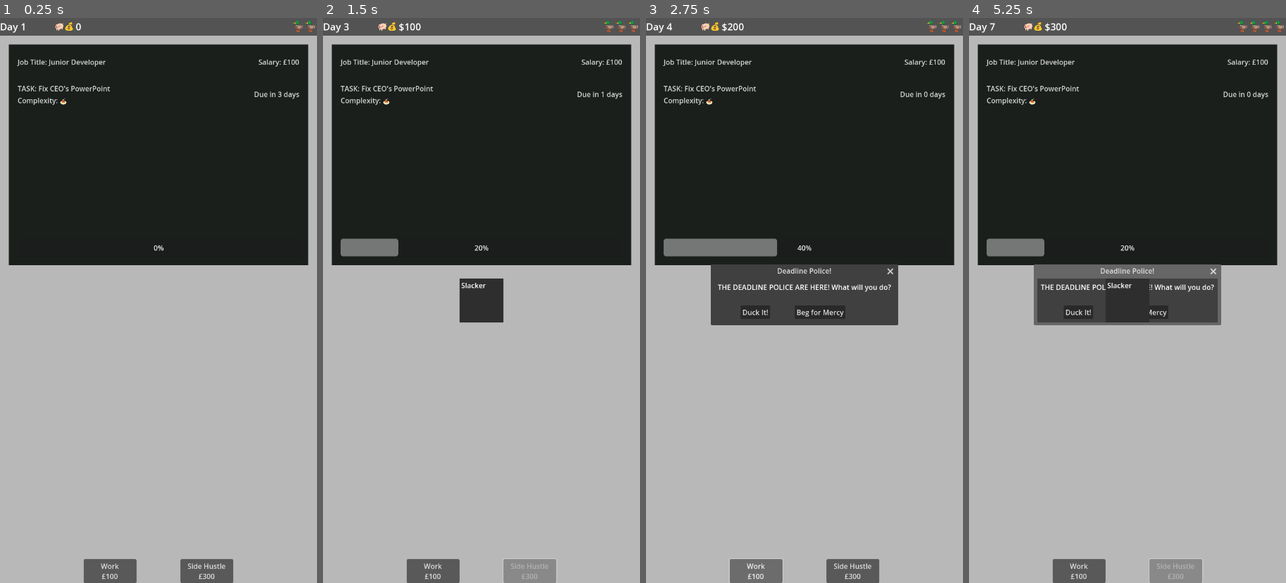
Above: before the commit, frames 1-4 (left to right).
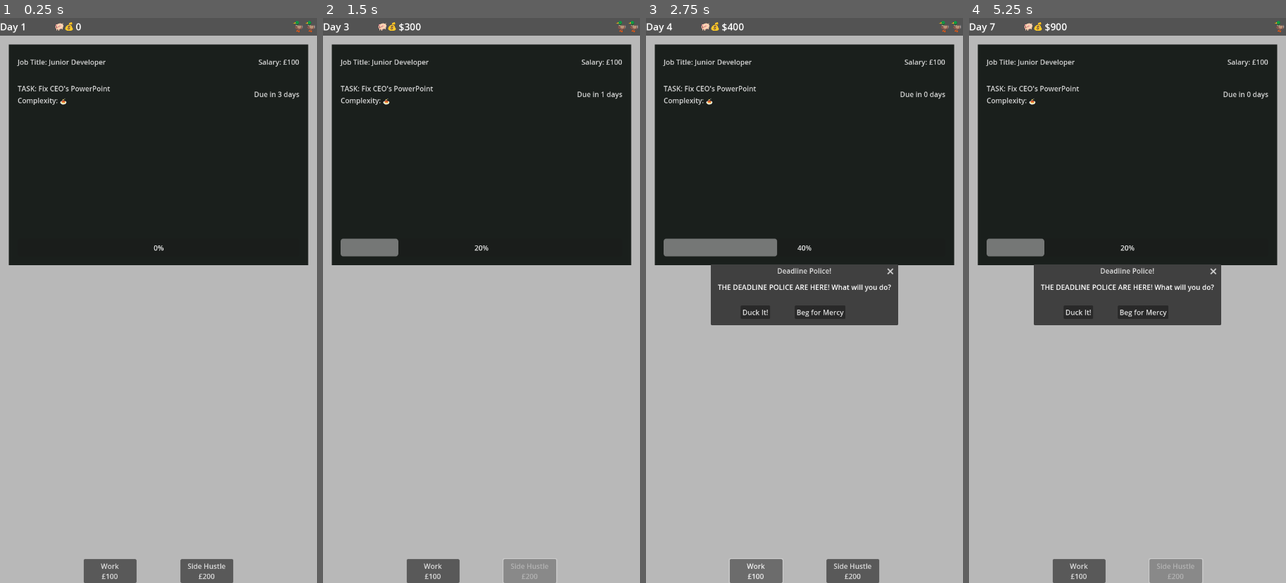
Above: after the commit, the same moments.

Repository: lmchoi/alt-f-this
Game: Godot game, scene res://scenes/game_ui.tscn
The game is run twice, just before and just after one commit, with the same random seed, the same clock (stepped at 60 frames per second) and the same inputs.
Inputs:
- Up to frame 1 (0.25 s): no input
- Up to frame 2 (1.5 s): click "Work £100" at 0.5 s; click "Side Hustle £300" (after the commit: "Side Hustle £200") at 1.25 s
- Up to frame 3 (2.75 s): click "Work £100" at 2 s
- Up to frame 4 (5.25 s): click "Duck It!" at 2.75 s; click "Side Hustle £300" (after the commit: "Side Hustle £200") at 3.5 s; click "Work £100" at 4.25 s; click "Side Hustle £300" (after the commit: "Side Hustle £200") at 5 s

The runs differ from the first frame. In frame 1, less than 0.1% of the frame differs, in the area x 64-66%, y 98-100%; in frame 2, 1.1%; in frame 3, less than 0.1%; in frame 4, 2.1%, in the area x 20-99%, y 0-100%.

Commit message:
Hustle button to increase money by 2 times salary

Diff:
--- a/autoloads/game_manager.gd
+++ b/autoloads/game_manager.gd
@@ -58,6 +58,7 @@
 		missed_deadline.emit()
 
 func do_work():
+	print('work')
 	# _trigger_random_work_event():
 	# wait response to work_event
 
@@ -70,12 +71,14 @@
 	# emit outcome
 	day += 1
 
-func slack_off():
-	ducks += 1
+func hustle():
+	print('hustle')
+
+	money += (salary * 2)
+
+	# do this at the end
+	# emit outcome
 	day += 1
-
-	var event_result := {"text": "Slacker", "money": 0, "ducks": 0}
-	event_occurred.emit(event_result)
 
 func process_action(action: String):
 	# Handle button press and forward signal
--- a/scenes/game_ui.gd
+++ b/scenes/game_ui.gd
@@ -30,7 +30,7 @@
 	GameManager.do_work()
 
 func _on_slack_button_pressed():
-	GameManager.slack_off()
+	GameManager.hustle()
 
 func _update_ducks_level(new_amount: int):
 	ducks_bar.current_ducks = new_amount
--- a/scenes/game_ui.tscn
+++ b/scenes/game_ui.tscn
@@ -180,7 +180,7 @@
 custom_minimum_size = Vector2(120, 40)
 layout_mode = 2
 text = "Side Hustle
-£300"
+£200"
 script = ExtResource("2_rns2u")
 metadata/_custom_type_script = "uid://o4uecgfegpr2"
 
Not shown, changed: TODO.md
